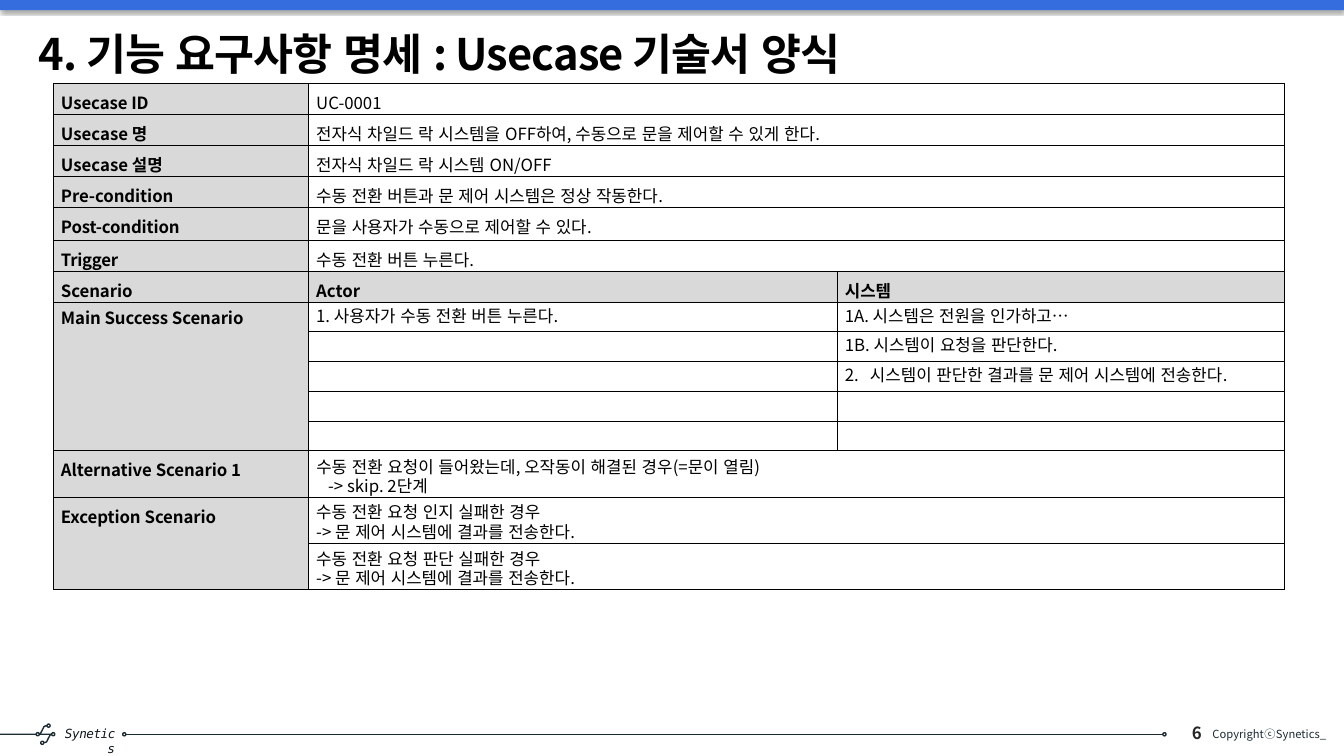
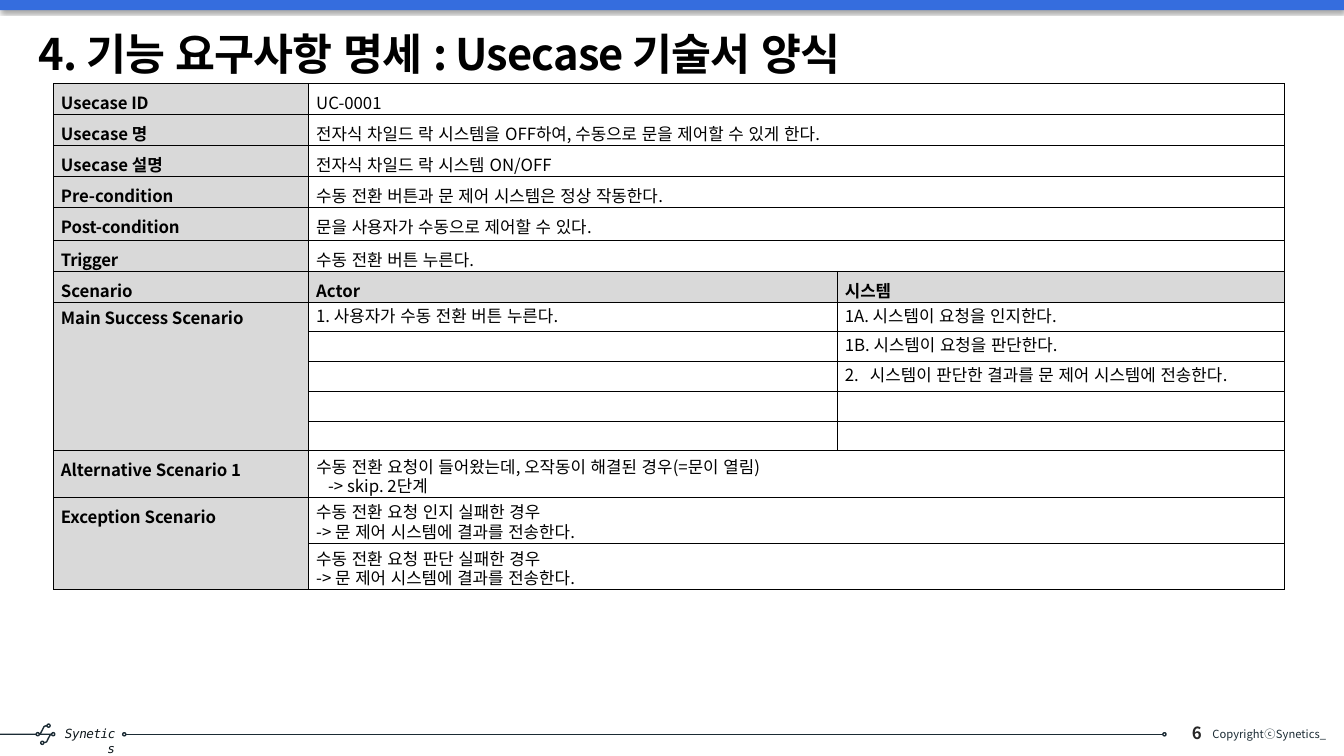
Before and after one commit to s-eunbi-kim/SeSSAC_202501, a slide deck: slide 6 of 01_요구사항 실습/SW 요구사항 분석 및 설계_6조.pptx. Drawn at 1344x756 pixels with LibreOffice and Linux fonts; fonts in the diff are those of the drawing. Boxes give left, top, right and bottom in pixels: in the first picture for what was removed or moved away, otherwise in the second. Text is boxed around its words. In the diff, an @@ line names an element or a change of style, - is before the commit and + after.

```diff
--- a/01_요구사항 실습/SW 요구사항 분석 및 설계_6조.pptx
+++ b/01_요구사항 실습/SW 요구사항 분석 및 설계_6조.pptx
@@ table at [53, 84, 1285, 590] @@
-row 8, column 3: 1A. 시스템은 전원을 인가하고…
+row 8, column 3: 1A. 시스템이 요청을 인지한다.
```
